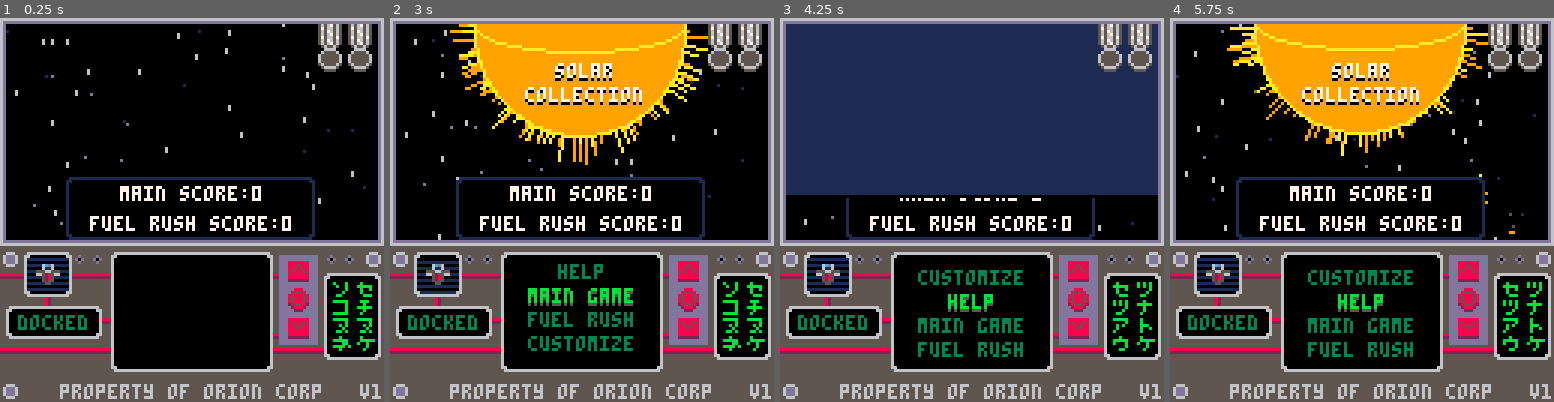
Above: before the commit, frames 1-4 (left to right).
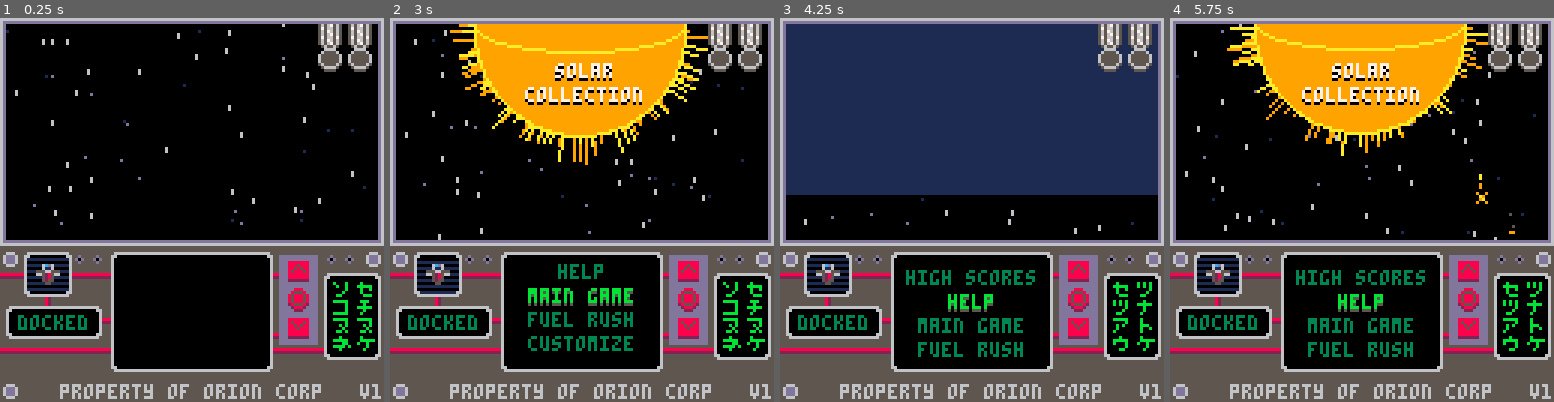
Above: after the commit, the same moments.

Repository: jacobneal65/drop-p8
Game: PICO-8 cartridge solar_collection.p8
The game is run twice, just before and just after one commit, with the same random seed, the same clock (stepped at 60 frames per second) and the same inputs.
Inputs:
- Up to frame 1 (0.25 s): no input
- Up to frame 2 (3 s): tap O (Z key) at 0.33, 0.7, 1.43, 2.22 s; tap X (X key) at 1.07, 2.07, 2.4, 2.73 s; hold Left 1.97-2.37 s; hold Down 2.42-2.82 s; hold Right from 2.87 s (still down)
- Up to frame 3 (4.25 s): tap X (X key) every 0.33 s from 3.07 to 4.07 s; tap O (Z key) at 3.1, 3.98 s; release Right at 3.53 s; hold Up 3.58-4.08 s; hold Right from 4.13 s (still down)
- Up to frame 4 (5.75 s): tap X (X key) every 0.33 s from 4.4 to 5.73 s; release Right at 4.53 s; hold Down 4.58-5.08 s; tap O (Z key) at 4.87 s; hold Left from 5.13 s (still down)

The runs differ from the first frame. In frame 1, 2.8% of the frame differs, in the area x 17-83%, y 41-58%; in frame 2, 2.8%; in frame 3, 2.1%; in frame 4, 3.3%, in the area x 17-83%, y 41-70%.

Commit message:
added score menu item

Diff:
--- a/solar_collection.p8
+++ b/solar_collection.p8
@@ -172,7 +172,7 @@
 	fruit_chain=0
 	gen_tmr=0
 	init_fruitlet()
-	m={"help","main game","fuel rush","customize"}
+	m={"help","main game","fuel rush","customize","high scores"}
 	my_off={0,0,0,0}
 	_lerpfn=blank
 	lerp_tmr=0
@@ -186,7 +186,7 @@
 	sel=0
 	draw_help=false
 	draw_cust=false
-
+	draw_score=false
 	game_over=false
 	--screen
 	screen_offset=0
@@ -223,7 +223,8 @@
 		gen_char()
 		--move vals down
 		lerp_tmr=0
-		local t_m=m[4]
+		local t_m=m[5]
+		m[5]=m[4]
 		m[4]=m[3]
 		m[3]=m[2]
 		m[2]=m[1]
@@ -240,7 +241,8 @@
 		m[1]=m[2]
 		m[2]=m[3]
 		m[3]=m[4]
-		m[4]=t_m
+		m[4]=m[5]
+		m[5]=t_m
 		ldir=1
 		_lerpfn=lerp_menu
 		btn_sprs[2]=109
@@ -254,6 +256,7 @@
 			init_start_game()
 		elseif m[2]=="customize" then
 			_upd=upd_ship_cust
+			--setup ship selected
 			for i=1,#p_spr_opt do
 				if (p_spr==p_spr_opt[i]) sel=i
 			end
@@ -262,8 +265,27 @@
 		elseif m[2]=="fuel rush" then
 			endless=true
 			init_start_game()
-		end
-
+		elseif m[2]=="high scores" then
+			_upd=upd_scores
+		end
+	end
+end
+
+function upd_scores()
+move_screen(sc_dir)
+	if btnp(🅾️) then
+		sfx(9)
+		btn_sprs[3],btn_tmr=110,5
+		sc_dir=-1
+		sc_tmr=0
+		draw_score=false
+	end
+	if sc_tmr==1 then
+		if sc_dir==1 then
+			draw_score=true
+		else
+			_upd=upd_menu
+		end
 	end
 end
 
@@ -392,14 +414,7 @@
 	local q = {"solar","collection"}
 	lprint(q[1],hcenter(q[1])+sun_off+60,15,7,0)
 	lprint(q[2],hcenter(q[2])+sun_off+60,23,7,0)
-		if showver then
-			--high score
-			roundrect(22,53,83,21,1,0)
-			hc="main score:"..high_score
-			print(hc,hcenter(hc),56,7)
-			ec="fuel rush score:"..endless_score
-			print(ec,hcenter(ec),66,7)
-		end
+
 	--screen drop
 		rectfill(0,0,128,screen_offset+1,0)
 		rectfill(0,0,128,screen_offset,1)
@@ -411,6 +426,7 @@
 
 	if (draw_help) help_draw()
 	if (draw_cust) cust_draw()
+	if (draw_score) score_draw()
 	--wires
 	oline(0,85,45,85,oc1,oc2,0,1)
 	oline(65,105,100,105,oc1,oc2,0,1)
@@ -440,7 +456,7 @@
 	end
 	--central menu screen
 	local iclr={3,11,3,3}--menu color
-	for i=1,#m do
+	for i=1,#m-1 do
 		if i==2 then
 			lprint(m[i],hcenter(m[i]),menu_y+8*i+my_off[i],iclr[i],5)
 		else
@@ -494,13 +510,13 @@
 		if medal then
 			mspr=79
 		end
-		spr(mspr,116,2,1,2)
+		spr(mspr,106,2,1,2)
 
 		m2spr=111
 		if medal2 then
 			m2spr=143
 		end
-		spr(m2spr,106,2,1,2)
+		spr(m2spr,116,2,1,2)
 	end
 end
 
@@ -512,9 +528,8 @@
 	spr(get_frame({11,12,13},2),8,4)
  spr(get_frame({44,45,46,47},2),8,14)
 	frt_drw(8,24,2)
-	lprint("goal: collect as many points\nwhile keeping your fuel from\nrunning out.",8,45,9,0)
-	local et = "press 🅾️ to exit"
-	print(et,hcenter(et),68,6)
+	print("goal: collect as many points\nwhile keeping your fuel from\nrunning out.",8,45,9)
+	draw_press_o()
 end
 
 function cust_draw()
@@ -526,6 +541,28 @@
 	for i = 1,#p_spr_opt do
 		spr(p_spr_opt[i],30+i*10,40)
 	end
+	draw_press_o()
+end
+
+function score_draw()
+
+
+	local txt={"main high score:"..high_score,"fuel rush score:"..endless_score}
+	local txt2={"main high score:","fuel rush score:","medal 1:perfect story run","medal 2:over 900 in fuel rush"}
+	print(txt[1],8,6,9)
+	print(txt[2],8,16,9)
+	print(txt2[1],8,6,7)
+	print(txt2[2],8,16,7)
+
+	local clr1,clr2=2,2
+	if (medal) clr1 = 3
+	if (medal2) clr2 = 3
+	print(txt2[3],8,46,clr1)
+	print(txt2[4],8,56,clr2)
+	draw_press_o()
+end
+
+function draw_press_o()
 	local et = "press 🅾️ to exit"
 	print(et,hcenter(et),68,6)
 end
Not shown, changed: 24 lines of the sprite sheet (__gfx__) section of solar_collection.p8
